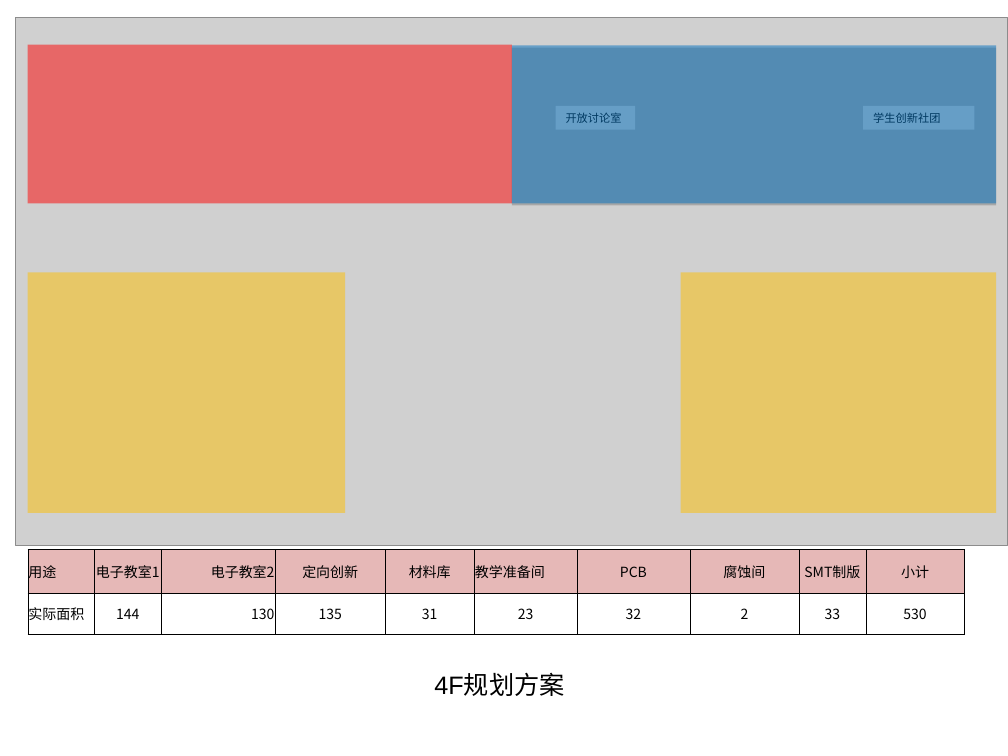
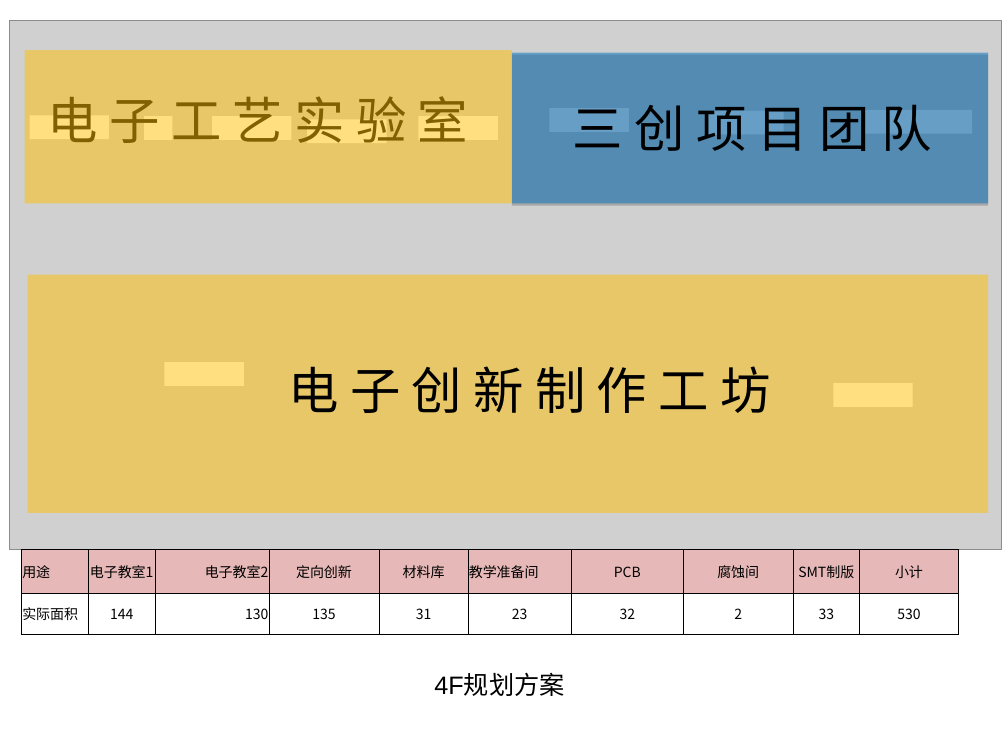
Before and after one commit to woodyme/i.center_my_workzone, a slide deck: slide 7 of 训练中心创客交叉融合空间建设/doc/训练中心搬迁规划草案.ppt (slide 5 before the commit). Drawn at 1008x756 pixels with LibreOffice and Linux fonts; fonts in the diff are those of the drawing; grey boxes stand for pictures. Boxes give left, top, right and bottom in pixels: in the first picture for what was removed or moved away, otherwise in the second. Text is boxed around its words. In the diff, an @@ line names an element or a change of style, - is before the commit and + after.

```diff
--- a/训练中心创客交叉融合空间建设/doc/训练中心搬迁规划草案.ppt
+++ b/训练中心创客交叉融合空间建设/doc/训练中心搬迁规划草案.ppt
@@ picture: place and size @@
-picture at (16, 17, 1008, 545)
+picture at (10, 21, 1002, 549)
@@ rectangle: place and size @@
-rectangle at (27, 44, 511, 203)
+rectangle at (24, 50, 511, 204)
@@ rectangle at (24, 50, 511, 204): fill #FF0000 at 50% opacity to #FFC000 at 50% opacity @@
@@ rectangle: place and size @@
-rectangle at (512, 45, 996, 204)
+rectangle at (512, 52, 989, 204)
@@ rectangle added at (29, 116, 109, 140), fill #FFFFFF @@
@@ text added at (48, 96, 468, 143), 36 pt, text #000000 @@
+电 子 工 艺 实 验 室
@@ rectangle added at (144, 116, 172, 140), fill #FFFFFF @@
@@ rectangle added at (212, 116, 291, 140), fill #FFFFFF @@
@@ rectangle added at (307, 119, 387, 143), fill #FFFFFF @@
@@ rectangle added at (418, 116, 498, 140), fill #FFFFFF @@
@@ rectangle added at (549, 108, 629, 132), fill #FFFFFF @@
@@ rectangle removed at (555, 106, 635, 130) @@
-开放讨论室
@@ text added at (573, 104, 931, 151), 36 pt, text #000000 @@
+三 创 项 目 团 队
@@ rectangle added at (705, 111, 784, 135), fill #FFFFFF @@
@@ rectangle added at (861, 110, 972, 134), fill #FFFFFF @@
@@ rectangle removed at (863, 106, 974, 130) @@
-学生创新社团
@@ rectangle: place and size @@
-rectangle at (27, 272, 345, 513)
+rectangle at (27, 275, 988, 513)
@@ rectangle removed at (680, 272, 996, 513) @@
@@ rectangle added at (164, 362, 244, 386), fill #FFFFFF @@
@@ text added at (288, 366, 770, 413), 36 pt, text #000000 @@
+电 子 创 新 制 作 工 坊
@@ rectangle added at (834, 383, 913, 407), fill #FFFFFF @@
@@ table: place and size @@
-table at (27, 549, 964, 632)
+table at (21, 549, 958, 632)
```
Also in this commit, not shown: 8 other slides changed, 5 slides added, 1 slide removed.
